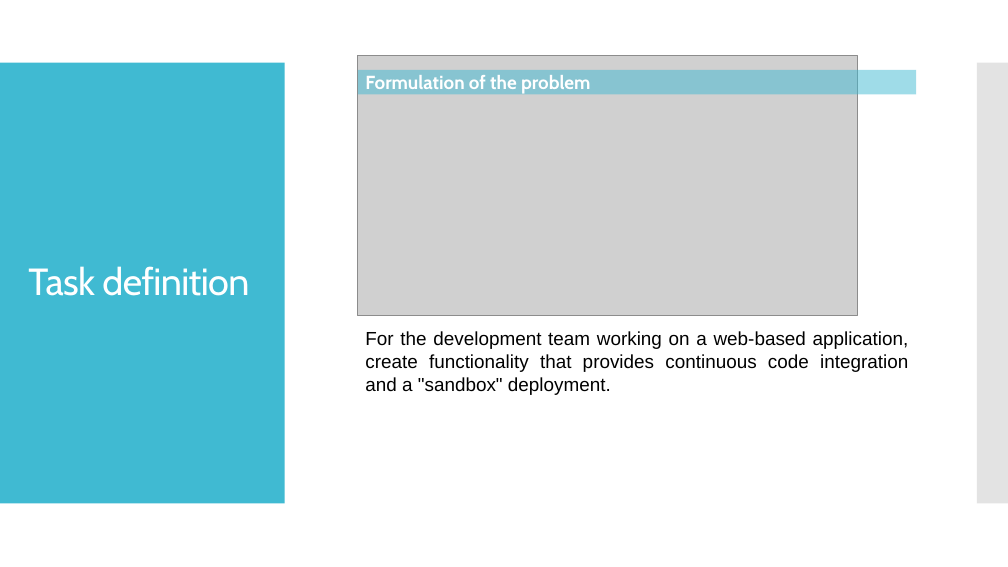
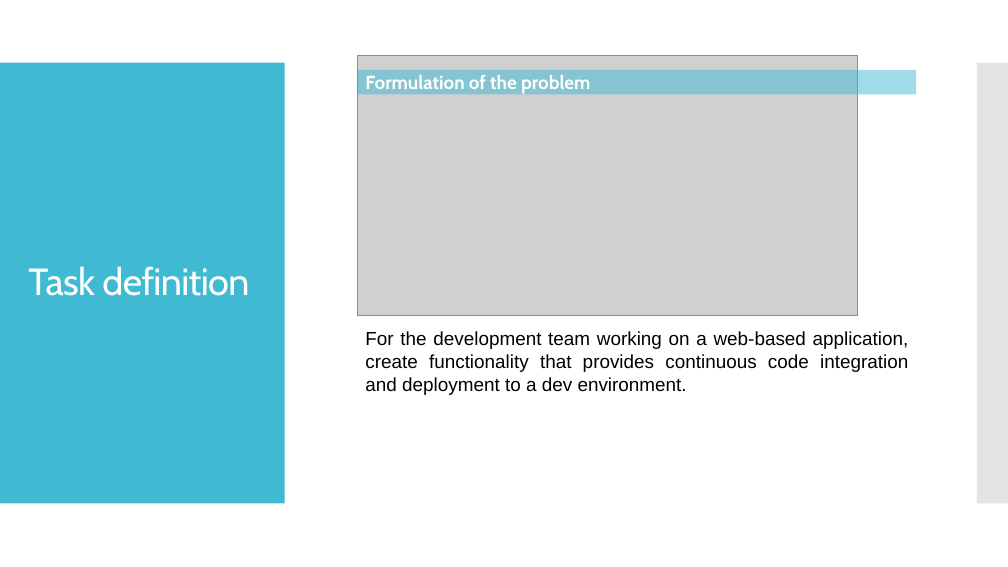
Before and after one commit to mkutsybala/EPAM-Project-v3, a slide deck: slide 3 of FinalProject_MykhailoKutsybala.pptx. Drawn at 1008x567 pixels with LibreOffice and Linux fonts; fonts in the diff are those of the drawing; grey boxes stand for pictures. Boxes give left, top, right and bottom in pixels: in the first picture for what was removed or moved away, otherwise in the second. Text is boxed around its words. In the diff, an @@ line names an element or a change of style, - is before the commit and + after.

```diff
--- a/FinalProject_MykhailoKutsybala.pptx
+++ b/FinalProject_MykhailoKutsybala.pptx
@@ text at [365, 331, 909, 395]: text changed @@
-For the development team working on a web-based application, create functionality that provides continuous code integration and a "sandbox" deployment.
+For the development team working on a web-based application, create functionality that provides continuous code integration and deployment to a dev environment.
```
Also in this commit, not shown: 4 other slides changed, 1 slide added, 1 slide removed.
